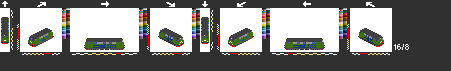
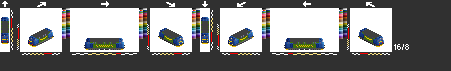
Two versions of the same layered image (w=451, h=71). Layer-by-layer changes:
added layer "nrfab1" above "bs3" over [1, 22, 383, 50]
hid "vida1" over [1, 17, 384, 50]
